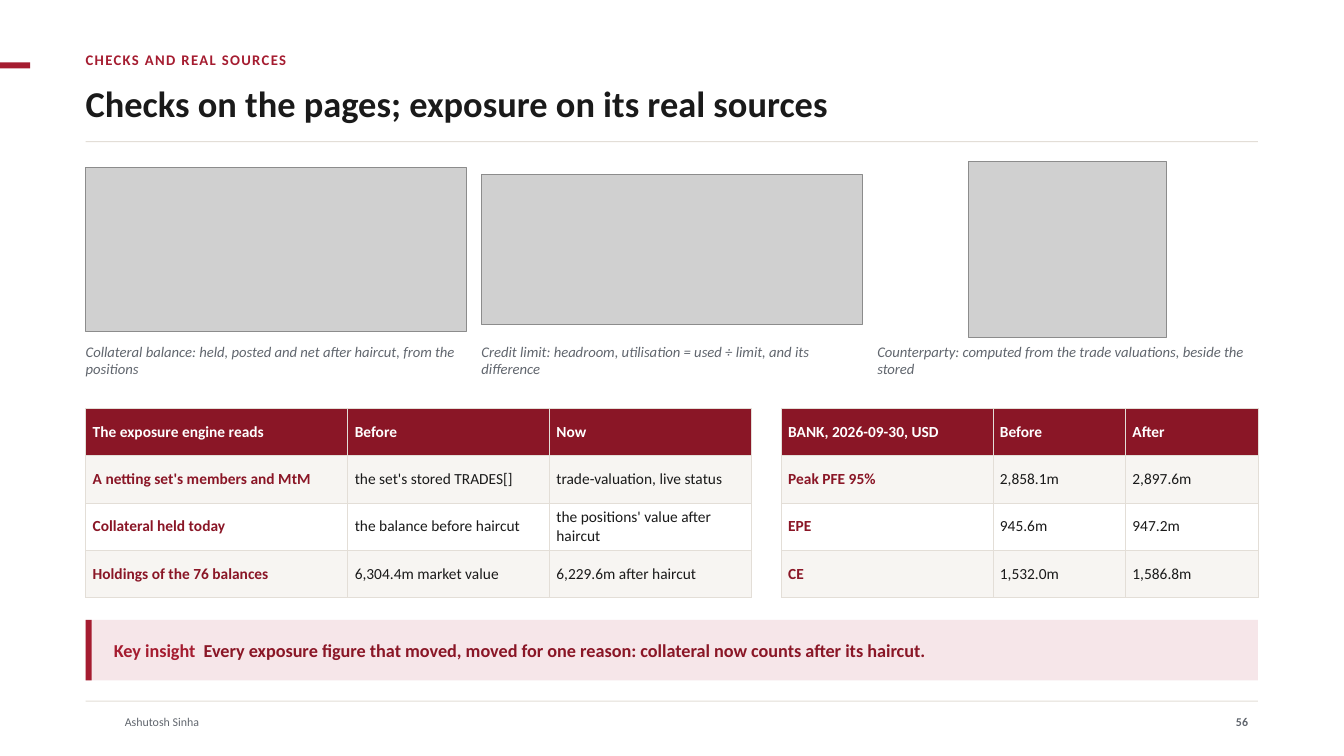
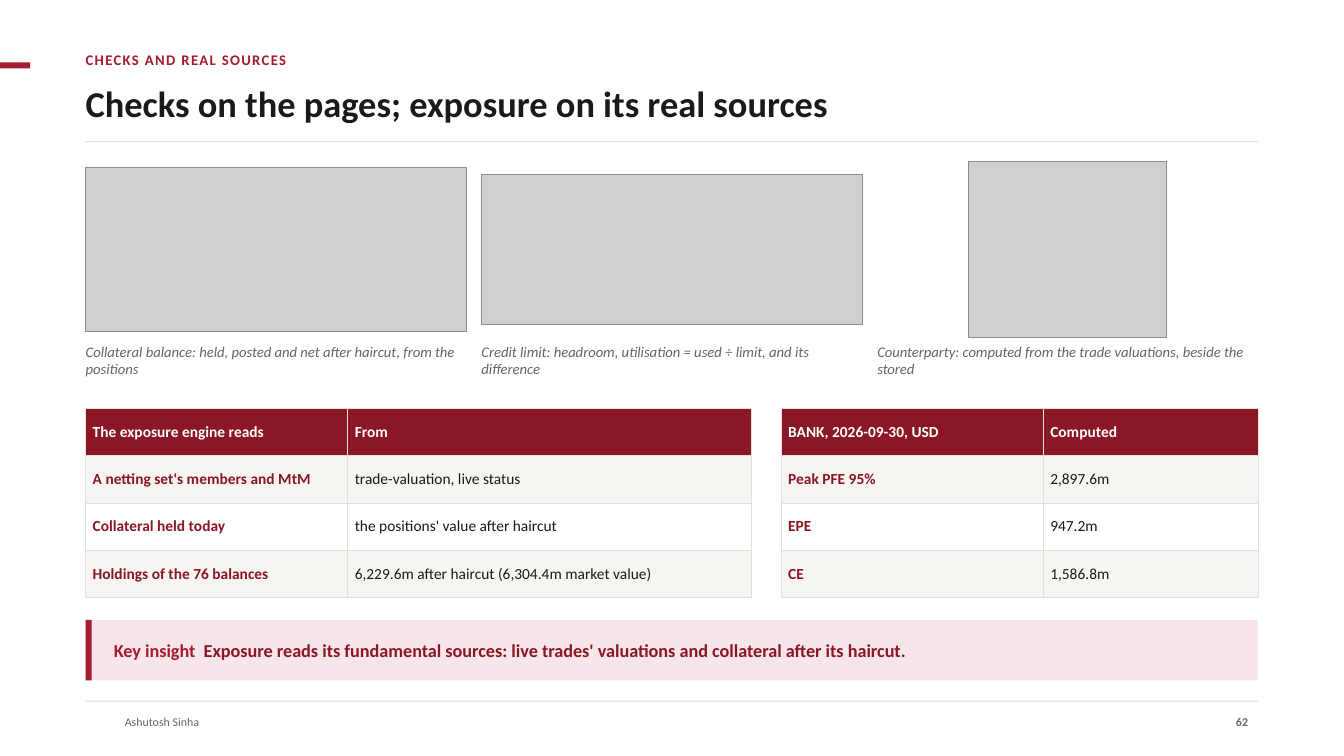
Before and after one commit to ajsinha/drishti, a slide deck: slide 62 of docs/publications/Drishti-Design-and-Evidence.pptx (slide 56 before the commit). Drawn at 1344x756 pixels with LibreOffice and Linux fonts; fonts in the diff are those of the drawing; grey boxes stand for pictures; background and template pictures are left out. Boxes give left, top, right and bottom in pixels: in the first picture for what was removed or moved away, otherwise in the second. Text is boxed around its words. In the diff, an @@ line names an element or a change of style, - is before the commit and + after.

```diff
--- a/docs/publications/Drishti-Design-and-Evidence.pptx
+++ b/docs/publications/Drishti-Design-and-Evidence.pptx
@@ table at [86, 408, 751, 598] @@
-column 2: Before | the set's stored TRADES[] | the balance before haircut | 6,304.4m market value
-column 3: Now | trade-valuation, live status | the positions' value after haircut | 6,229.6m after haircut
+column 2: From | trade-valuation, live status | the positions' value after haircut | 6,229.6m after haircut (6,304.4m market value)
@@ table at [781, 408, 1258, 598] @@
-column 2: Before | 2,858.1m | 945.6m | 1,532.0m
-column 3: After | 2,897.6m | 947.2m | 1,586.8m
+column 2: Computed | 2,897.6m | 947.2m | 1,586.8m
@@ text at [114, 644, 906, 660]: text changed @@
-Key insight Every exposure figure that moved, moved for one reason: collateral now counts after its haircut.
+Key insight Exposure reads its fundamental sources: live trades' valuations and collateral after its haircut.
@@ page number at [1236, 718, 1248, 726]: text changed @@
-56
+62
```
Also in this commit, not shown: 6 other slides changed, 13 slides added, 4 slides removed, 7 other files.
